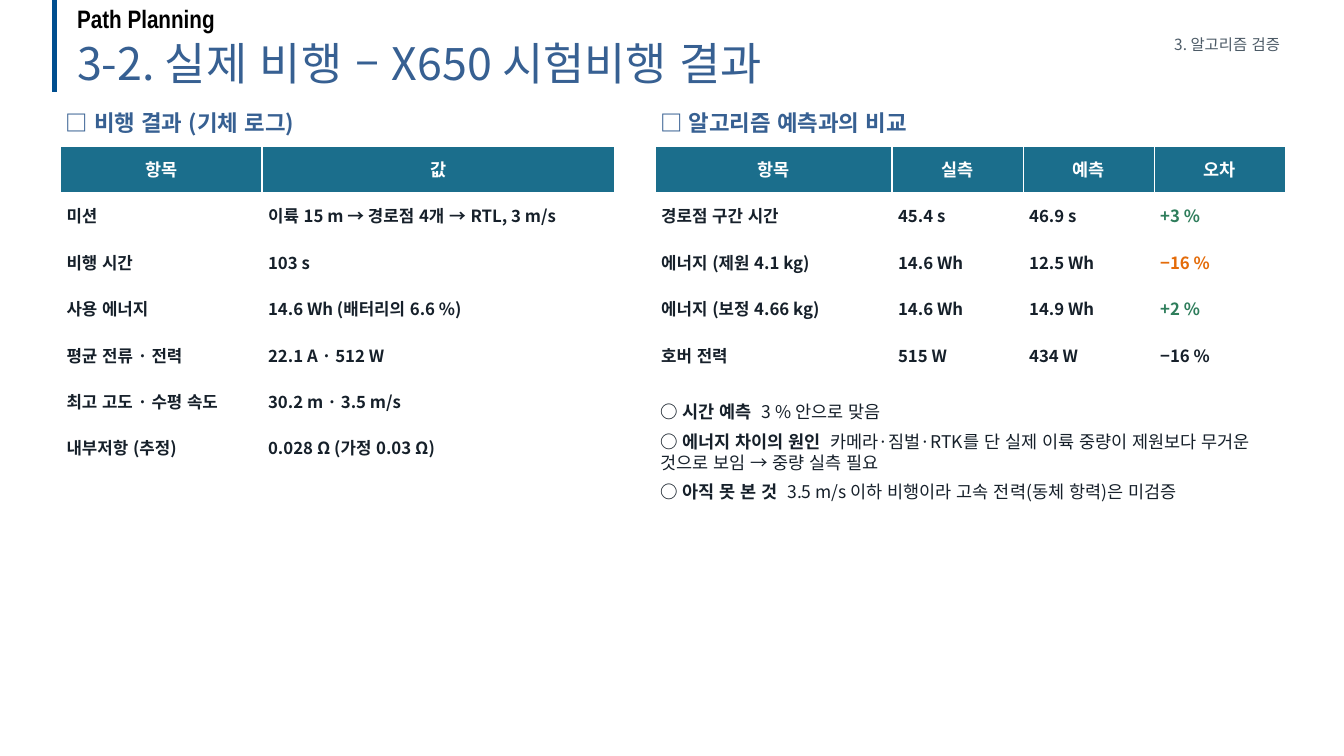
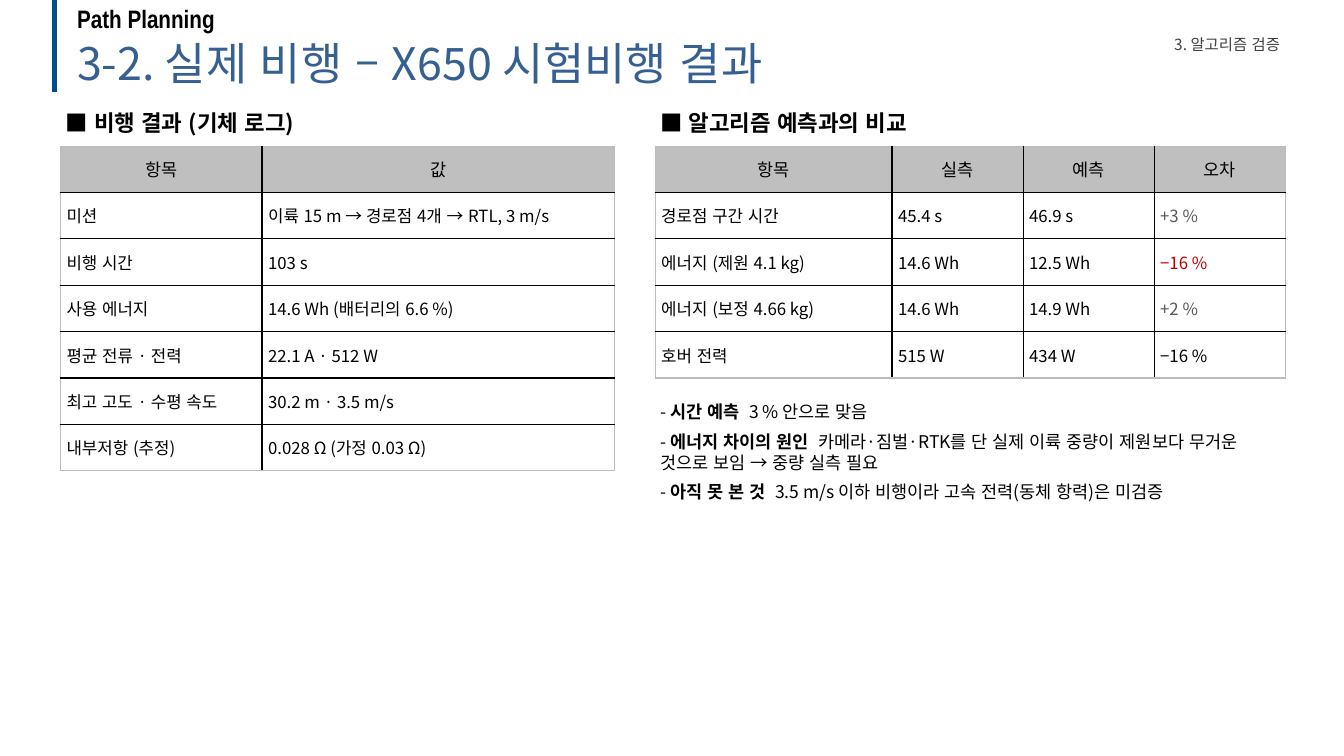
Before and after one commit to dnfl5345/Drone_path_opt, a slide deck: slide 15 of docs/drone_soc_business_talk.pptx. Drawn at 1344x756 pixels with LibreOffice and Linux fonts; fonts in the diff are those of the drawing; background and template pictures are left out. Boxes give left, top, right and bottom in pixels: in the first picture for what was removed or moved away, otherwise in the second. Text is boxed around its words. In the diff, an @@ line names an element or a change of style, - is before the commit and + after.

```diff
--- a/docs/drone_soc_business_talk.pptx
+++ b/docs/drone_soc_business_talk.pptx
@@ text "3. 알고리즘 검증" at (x1=1174, y1=37, x2=1280, y2=51): text colour #4C5A66 to #404040 @@
@@ text at (x1=94, y1=112, x2=295, y2=136): text changed; text colour #376092 to #000000 @@
-□ 비행 결과 (기체 로그)
+■ 비행 결과 (기체 로그)
@@ text at (x1=689, y1=112, x2=907, y2=133): text changed; text colour #376092 to #000000 @@
-□ 알고리즘 예측과의 비교
+■ 알고리즘 예측과의 비교
@@ table at (x1=60, y1=146, x2=615, y2=471) @@
@@ fill #1B6E8C to #BFBFBF in row 1 @@
@@ text colour #FFFFFF to #000000 in "항목", "값" @@
@@ bold off, text colour #16202A to #000000 @@
@@ borders changed @@
@@ table at (x1=655, y1=146, x2=1286, y2=378) @@
@@ fill #1B6E8C to #BFBFBF in row 1 @@
@@ text colour #FFFFFF to #000000 in "항목", "실측", "예측", "오차" @@
@@ bold off @@
@@ text colour #16202A to #000000 in "경로점 구간 시간", "45.4 s", "46.9 s", "에너지 (제원 4.1 kg)" and 9 more places @@
@@ text colour #2E7D5B to #595959 in "+3 %", "+2 %" @@
@@ text colour #E46C0A to #C00000 in "−16 %" @@
@@ borders changed @@
@@ text at (x1=660, y1=403, x2=1237, y2=502): text changed; text colour #16202A to #000000 @@
-○ 시간 예측 3 % 안으로 맞음
-○ 에너지 차이의 원인 카메라·짐벌·RTK를 단 실제 이륙 중량이 제원보다 무거운 것으로 보임 → 중량 실측 필요
-○ 아직 못 본 것 3.5 m/s 이하 비행이라 고속 전력(동체 항력)은 미검증
+- 시간 예측 3 % 안으로 맞음
+- 에너지 차이의 원인 카메라·짐벌·RTK를 단 실제 이륙 중량이 제원보다 무거운 것으로 보임 → 중량 실측 필요
+- 아직 못 본 것 3.5 m/s 이하 비행이라 고속 전력(동체 항력)은 미검증
```
Also in this commit, not shown: 21 other slides changed, 10 other files.
